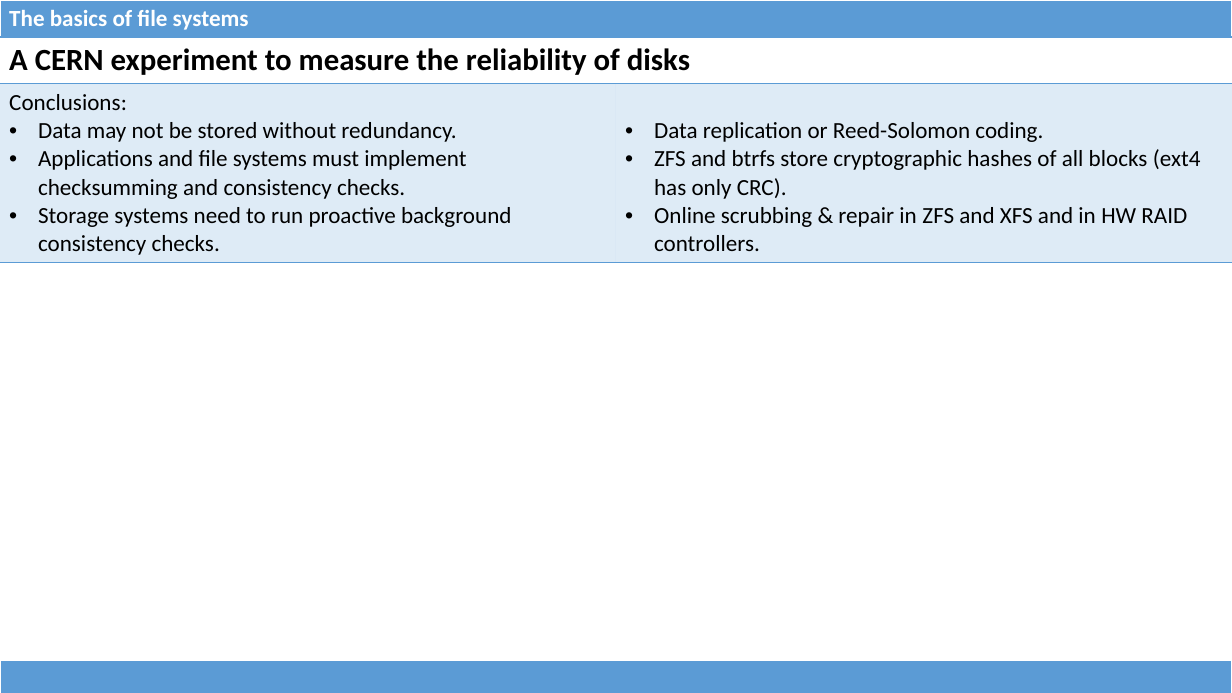
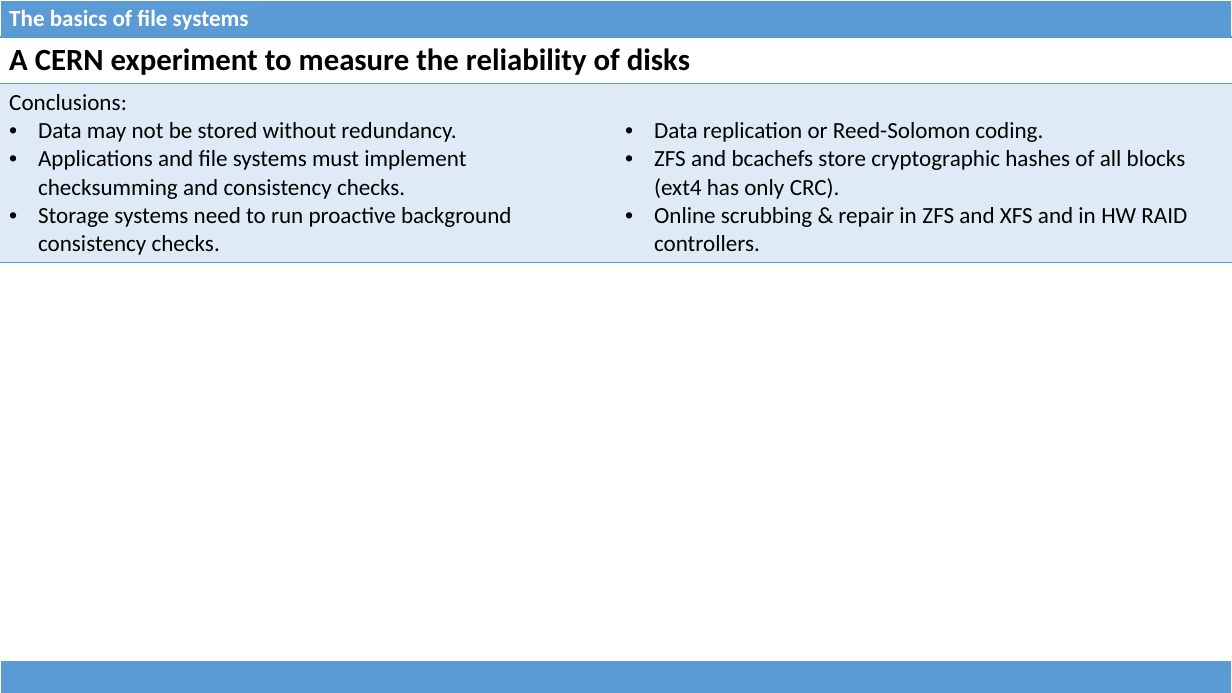
Before and after one commit to dominiquelefevre/filesystems-101-jb, a slide deck: slide 5 of talks/src/class06.pptx. Drawn at 1232x693 pixels with LibreOffice and Linux fonts; fonts in the diff are those of the drawing. Boxes give left, top, right and bottom in pixels: in the first picture for what was removed or moved away, otherwise in the second. Text is boxed around its words. In the diff, an @@ line names an element or a change of style, - is before the commit and + after.

Commit message:
class06: O_DIRECT and RAID write holes + misc typo fixes.

```diff
--- a/talks/src/class06.pptx
+++ b/talks/src/class06.pptx
@@ table at (x1=0, y1=37, x2=1232, y2=259) @@
-row 2, column 2: Data replication or Reed-Solomon coding. / ZFS and btrfs store cryptographic hashes of all blocks (ext4 has only CRC). / Online scrubbing & repair in ZFS and XFS and in HW RAID controllers.
+row 2, column 2: Data replication or Reed-Solomon coding. / ZFS and bcachefs store cryptographic hashes of all blocks (ext4 has only CRC). / Online scrubbing & repair in ZFS and XFS and in HW RAID controllers.
```
Also in this commit, not shown: 11 other slides changed, 1 slide added, 1 other file.
